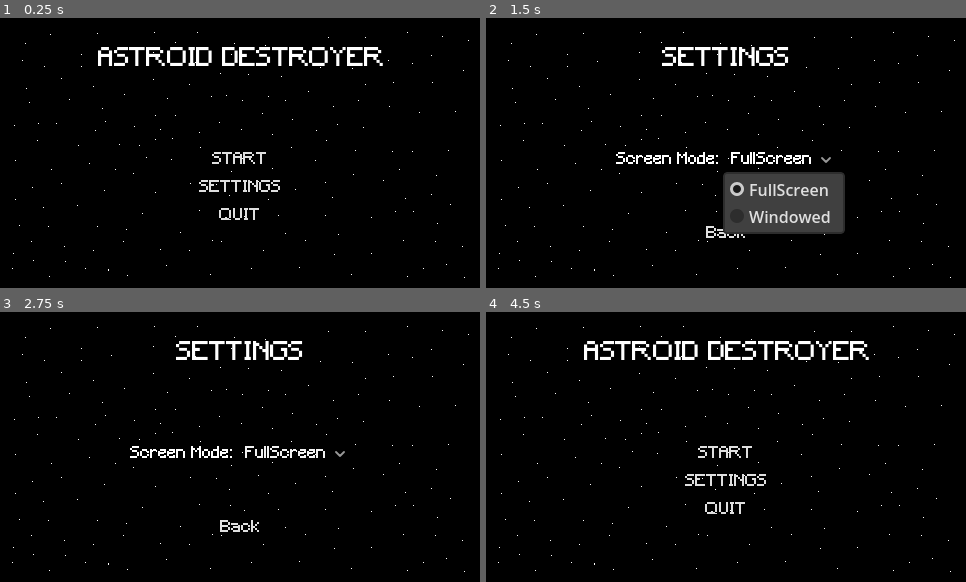
Above: before the commit, frames 1-4 (two rows, left to right).
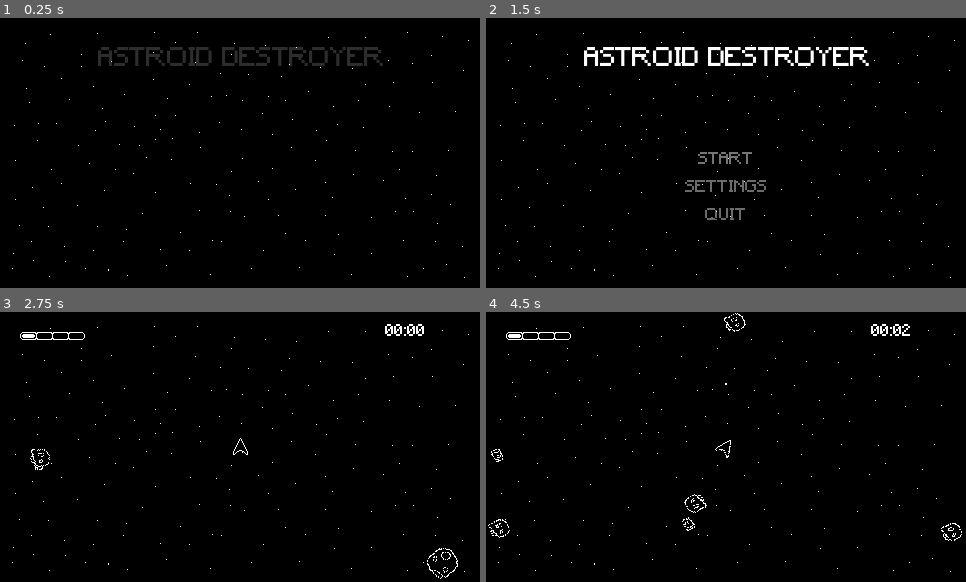
Above: after the commit, the same moments.

Repository: agkioura/Asteroids-Clone
Game: Godot game, scene res://game.tscn
Two runs of this game, one before a commit and one after it. Both use one fixed random seed, a clock stepped at 60 frames per second and the inputs below.
Inputs (mouse positions are in pixels of both pictures, inside the frame that each line leads up to):
- Up to frame 1 (0.25 s): no input
- Up to frame 2 (1.5 s): click (726, 188) at 0.5 s, where only the run before the commit has a clickable "SETTINGS"; click "START" at 1.25 s
- Up to frame 3 (2.75 s): click "START" at 2 s
- Up to frame 4 (4.5 s): click (778, 455) at 2.75 s, where only the run before the commit has a clickable "FullScreen"; click (726, 528) at 3.5 s, where only the run before the commit has a clickable "Back"; hold Right (ui_right) from 4.28 s (still down); hold Z (shoot) from 4.28 s (still down)

The runs differ from the first frame. In frame 1, 2.5% of the frame differs, in the area x 20-80%, y 10-75%; in frame 2, 9.2%, in the area x 20-80%, y 10-82%; in frame 3, 2.3%; in frame 4, 3.4%.

Commit message:
added gameover sequence and fade in effects for menus

Diff:
--- a/entities/space ship/space_ship.gd
+++ b/entities/space ship/space_ship.gd
@@ -10,21 +10,23 @@
 @onready var shoot_cooldown: Timer = $ShootCooldown
 @onready var i_frames: Timer = $iFrames
 @onready var animation_player: AnimationPlayer = $AnimationPlayer
+@onready var gpu_particles_2d: GPUParticles2D = $GPUParticles2D
 
 var direction: Vector2 = Vector2.ZERO
 var lookDirection: Vector2 = Vector2(0, -1)
 
 var maxHealth: int = 4
-var currentHealth: int = 4
+var currentHealth: int = 1
 
 func _ready() -> void:
 	pass
 
 func _physics_process(delta: float) -> void:
-	moveShip(delta)
+	if !Global.inSequence:
+		moveShip(delta)
 
 func _input(event: InputEvent) -> void:
-	if event.is_action_pressed("shoot") and shoot_cooldown.is_stopped():
+	if event.is_action_pressed("shoot") and shoot_cooldown.is_stopped() and !Global.inSequence:
 		shoot()
 		shoot_cooldown.start(0.5)
 
@@ -53,11 +55,6 @@
 	bullet.direction = lookDirection
 	get_parent().add_child.call_deferred(bullet)
 
-#func animateDamage() -> void:
-	#if tween:
-		#tween.kill()
-	#tween = get_tree().create_tween()
-	#tween.tween_property(sprite, "modulate:a", 0, 0.5).set_trans(Tween.TRANS_SINE)
 
 func damage() -> void:
 	if i_frames.is_stopped():
@@ -65,7 +62,10 @@
 			currentHealth -= 1
 			damaged.emit()
 			i_frames.start(0.5)
-			#animateDamage()
 			animation_player.play("damaged")
 		else:
 			Global.gameOver.emit()
+
+func explode():
+	sprite.visible = false
+	gpu_particles_2d.emitting = true
--- a/entities/space ship/space_ship.tscn
+++ b/entities/space ship/space_ship.tscn
@@ -1,7 +1,8 @@
-[gd_scene load_steps=7 format=3 uid="uid://ca0nwy12u8gi5"]
+[gd_scene load_steps=12 format=3 uid="uid://ca0nwy12u8gi5"]
 
 [ext_resource type="Texture2D" uid="uid://b5f8rpefqmabr" path="res://assets/space-ship.png" id="1_bk2x3"]
 [ext_resource type="Script" uid="uid://c7g0xs5ewbq1x" path="res://entities/space ship/space_ship.gd" id="1_uvhui"]
+[ext_resource type="Texture2D" uid="uid://c7q0jic1n05sw" path="res://assets/spaceship_particles.png" id="3_ule3m"]
 
 [sub_resource type="CircleShape2D" id="CircleShape2D_uvhui"]
 radius = 11.0
@@ -43,6 +44,38 @@
 &"damaged": SubResource("Animation_uvhui")
 }
 
+[sub_resource type="CanvasItemMaterial" id="CanvasItemMaterial_5b78f"]
+particles_animation = true
+particles_anim_h_frames = 4
+particles_anim_v_frames = 1
+particles_anim_loop = false
+
+[sub_resource type="Curve" id="Curve_x6gyw"]
+_data = [Vector2(0.485577, 1), 0.0, 0.0, 0, 0, Vector2(1, 0), 0.0, 0.0, 0, 0]
+point_count = 2
+
+[sub_resource type="CurveTexture" id="CurveTexture_ot5fo"]
+curve = SubResource("Curve_x6gyw")
+
+[sub_resource type="ParticleProcessMaterial" id="ParticleProcessMaterial_saws0"]
+particle_flag_disable_z = true
+angle_min = -720.0
+angle_max = 720.0
+spread = 180.0
+initial_velocity_min = 48.78
+initial_velocity_max = 48.78
+angular_velocity_min = -567.8
+angular_velocity_max = -46.83
+gravity = Vector3(0, 0, 0)
+linear_accel_min = -2.23517e-06
+linear_accel_max = -2.23517e-06
+radial_accel_min = -2.23517e-06
+radial_accel_max = -2.23517e-06
+alpha_curve = SubResource("CurveTexture_ot5fo")
+hue_variation_min = -2.23517e-08
+hue_variation_max = -2.23517e-08
+anim_offset_max = 1.0
+
 [node name="CharacterBody2D" type="CharacterBody2D"]
 collision_mask = 16
 script = ExtResource("1_uvhui")
@@ -75,3 +108,12 @@
 libraries = {
 &"": SubResource("AnimationLibrary_5b78f")
 }
+
+[node name="GPUParticles2D" type="GPUParticles2D" parent="."]
+material = SubResource("CanvasItemMaterial_5b78f")
+emitting = false
+amount = 4
+texture = ExtResource("3_ule3m")
+one_shot = true
+explosiveness = 1.0
+process_material = SubResource("ParticleProcessMaterial_saws0")
--- a/game.gd
+++ b/game.gd
@@ -5,7 +5,6 @@
 
 func _ready() -> void:
 	Global.game = self
-	Global.gameOver.connect(_on_game_over)
 	loadGui("res://menus/main menu/mainMenu.tscn")
 
 func loadLevel() -> void:
@@ -17,7 +16,9 @@
 	if newGui:
 		gui.add_child.call_deferred(newGui)
 
-func _on_game_over() -> void:
+func reset() -> void:
 	for ui in gui.get_children():
-		gui.remove_child.call_deferred(ui)
+		ui.queue_free()
+	Global.inSequence = false
+	currentScene.queue_free()
 	loadGui("res://menus/main menu/mainMenu.tscn")
--- a/global.gd
+++ b/global.gd
@@ -3,6 +3,9 @@
 var game: Game
 var player: SpaceShip
 var paused: bool = false
+var inSequence: bool = false
+var time: String
+var bestTime: String
 
 var settings = {
 	"windowMode": DisplayServer.WINDOW_MODE_EXCLUSIVE_FULLSCREEN
--- a/levels/level.gd
+++ b/levels/level.gd
@@ -29,11 +29,11 @@
 	Global.game.loadGui("res://ui/player_ui.tscn")
 
 func _input(event: InputEvent) -> void:
-	if event.is_action_pressed("ui_cancel") and !Global.paused:
+	if event.is_action_pressed("ui_cancel") and !Global.paused and !Global.inSequence:
 		Global.game.loadGui("res://menus/pause menu/pause_menu.tscn")
 
 func _process(delta: float) -> void:
-	if spawn_timer.is_stopped():
+	if spawn_timer.is_stopped() and !Global.inSequence:
 		spawnAstroids()
 		spawn_timer.start(2)
 
@@ -60,5 +60,9 @@
 	area.get_parent().queue_free()
 
 func _on_game_over() -> void:
+	Global.inSequence = true
+	gameOverSequence()
 
-	queue_free()
+func gameOverSequence():
+	ship.explode()
+	Global.game.loadGui("res://menus/gameover menu/game_over_screen.tscn")
--- /dev/null
+++ b/menus/gameover menu/game_over_screen.gd
@@ -0,0 +1,18 @@
+extends CanvasLayer
+
+@onready var return_to_title_button: Button = $Control/VBoxContainer/HBoxContainer/returnToTitleButton
+@onready var animation_player: AnimationPlayer = $AnimationPlayer
+@onready var timeLabel: Label = $Control/VBoxContainer/HBoxContainer2/Label2
+@onready var bestTimeLaber: Label = $Control/VBoxContainer/HBoxContainer2/Label3
+
+func _ready() -> void:
+	animation_player.play("pop-in")
+	return_to_title_button.pressed.connect(_on_return_pressed)
+	if Global.time > Global.bestTime:
+		Global.bestTime = Global.time
+	timeLabel.text = "Time survived: " + Global.time
+	bestTimeLaber.text = "Best time: " + Global.bestTime
+
+func _on_return_pressed() -> void:
+	if !animation_player.is_playing():
+		Global.game.reset()
--- /dev/null
+++ b/menus/gameover menu/game_over_screen.tscn
@@ -0,0 +1,127 @@
+[gd_scene load_steps=9 format=3 uid="uid://btu0r57cjjf45"]
+
+[ext_resource type="Texture2D" uid="uid://cp6po156talxb" path="res://assets/pause menu.png" id="1_67p6v"]
+[ext_resource type="Script" uid="uid://dnpnalo6nxy31" path="res://menus/gameover menu/game_over_screen.gd" id="1_p8yhe"]
+[ext_resource type="FontFile" uid="uid://bcct3elykmji6" path="res://assets/Minecraft.ttf" id="3_3xsbi"]
+
+[sub_resource type="LabelSettings" id="LabelSettings_p8yhe"]
+font = ExtResource("3_3xsbi")
+font_size = 8
+
+[sub_resource type="StyleBoxEmpty" id="StyleBoxEmpty_fl534"]
+
+[sub_resource type="Animation" id="Animation_3xsbi"]
+length = 0.001
+tracks/0/type = "value"
+tracks/0/imported = false
+tracks/0/enabled = true
+tracks/0/path = NodePath("Control:modulate")
+tracks/0/interp = 1
+tracks/0/loop_wrap = true
+tracks/0/keys = {
+"times": PackedFloat32Array(0),
+"transitions": PackedFloat32Array(1),
+"update": 0,
+"values": [Color(1, 1, 1, 1)]
+}
+
+[sub_resource type="Animation" id="Animation_p8yhe"]
+resource_name = "pop-in"
+length = 2.0
+tracks/0/type = "value"
+tracks/0/imported = false
+tracks/0/enabled = true
+tracks/0/path = NodePath("Control:modulate")
+tracks/0/interp = 1
+tracks/0/loop_wrap = true
+tracks/0/keys = {
+"times": PackedFloat32Array(1, 2),
+"transitions": PackedFloat32Array(1, 1),
+"update": 0,
+"values": [Color(1, 1, 1, 0), Color(1, 1, 1, 1)]
+}
+
+[sub_resource type="AnimationLibrary" id="AnimationLibrary_3xsbi"]
+_data = {
+&"RESET": SubResource("Animation_3xsbi"),
+&"pop-in": SubResource("Animation_p8yhe")
+}
+
+[node name="gameOverScreen" type="CanvasLayer"]
+script = ExtResource("1_p8yhe")
+
+[node name="Control" type="Control" parent="."]
+layout_mode = 3
+anchors_preset = 0
+offset_right = 40.0
+offset_bottom = 40.0
+
+[node name="TextureRect" type="TextureRect" parent="Control"]
+layout_mode = 1
+anchors_preset = 8
+anchor_left = 0.5
+anchor_top = 0.5
+anchor_right = 0.5
+anchor_bottom = 0.5
+offset_left = 120.0
+offset_top = 15.0
+offset_right = 320.0
+offset_bottom = 215.0
+grow_horizontal = 2
+grow_vertical = 2
+texture = ExtResource("1_67p6v")
+stretch_mode = 2
+
+[node name="VBoxContainer" type="VBoxContainer" parent="Control"]
+layout_mode = 1
+anchors_preset = 8
+anchor_left = 0.5
+anchor_top = 0.5
+anchor_right = 0.5
+anchor_bottom = 0.5
+offset_left = 160.0
+offset_top = 60.0
+offset_right = 280.0
+offset_bottom = 170.0
+grow_horizontal = 2
+grow_vertical = 2
+theme_override_constants/separation = 70
+alignment = 1
+
+[node name="HBoxContainer2" type="VBoxContainer" parent="Control/VBoxContainer"]
+layout_mode = 2
+
+[node name="Label" type="Label" parent="Control/VBoxContainer/HBoxContainer2"]
+layout_mode = 2
+size_flags_vertical = 0
+theme_override_fonts/font = ExtResource("3_3xsbi")
+theme_override_font_sizes/font_size = 20
+text = "Game Over"
+horizontal_alignment = 1
+vertical_alignment = 1
+
+[node name="Label2" type="Label" parent="Control/VBoxContainer/HBoxContainer2"]
+layout_mode = 2
+label_settings = SubResource("LabelSettings_p8yhe")
+horizontal_alignment = 1
+
+[node name="Label3" type="Label" parent="Control/VBoxContainer/HBoxContainer2"]
+layout_mode = 2
+label_settings = SubResource("LabelSettings_p8yhe")
+horizontal_alignment = 1
+
+[node name="HBoxContainer" type="VBoxContainer" parent="Control/VBoxContainer"]
+layout_mode = 2
+alignment = 1
+
+[node name="returnToTitleButton" type="Button" parent="Control/VBoxContainer/HBoxContainer"]
+layout_mode = 2
+theme_override_fonts/font = ExtResource("3_3xsbi")
+theme_override_styles/focus = SubResource("StyleBoxEmpty_fl534")
+text = "Return to Title"
+flat = true
+
+[node name="AnimationPlayer" type="AnimationPlayer" parent="."]
+libraries = {
+&"": SubResource("AnimationLibrary_3xsbi")
+}
--- a/menus/main menu/mainMenu.tscn
+++ b/menus/main menu/mainMenu.tscn
@@ -10,22 +10,90 @@
 
 [sub_resource type="StyleBoxEmpty" id="StyleBoxEmpty_vixs4"]
 
+[sub_resource type="Animation" id="Animation_wwbbu"]
+resource_name = "pop-in"
+length = 2.0
+tracks/0/type = "value"
+tracks/0/imported = false
+tracks/0/enabled = true
+tracks/0/path = NodePath("Control/Label:modulate")
+tracks/0/interp = 1
+tracks/0/loop_wrap = true
+tracks/0/keys = {
+"times": PackedFloat32Array(0.0666667, 1),
+"transitions": PackedFloat32Array(1, 1),
+"update": 0,
+"values": [Color(1, 1, 1, 0), Color(1, 1, 1, 1)]
+}
+tracks/1/type = "value"
+tracks/1/imported = false
+tracks/1/enabled = true
+tracks/1/path = NodePath("Control/VBoxContainer:modulate")
+tracks/1/interp = 1
+tracks/1/loop_wrap = true
+tracks/1/keys = {
+"times": PackedFloat32Array(1, 2),
+"transitions": PackedFloat32Array(1, 1),
+"update": 0,
+"values": [Color(1, 1, 1, 0), Color(1, 1, 1, 1)]
+}
+
+[sub_resource type="Animation" id="Animation_vixs4"]
+length = 0.001
+tracks/0/type = "value"
+tracks/0/imported = false
+tracks/0/enabled = true
+tracks/0/path = NodePath("Control/Label:modulate")
+tracks/0/interp = 1
+tracks/0/loop_wrap = true
+tracks/0/keys = {
+"times": PackedFloat32Array(0),
+"transitions": PackedFloat32Array(1),
+"update": 0,
+"values": [Color(1, 1, 1, 1)]
+}
+tracks/1/type = "value"
+tracks/1/imported = false
+tracks/1/enabled = true
+tracks/1/path = NodePath("Control/VBoxContainer:modulate")
+tracks/1/interp = 1
+tracks/1/loop_wrap = true
+tracks/1/keys = {
+"times": PackedFloat32Array(0),
+"transitions": PackedFloat32Array(1),
+"update": 0,
+"values": [Color(1, 1, 1, 0)]
+}
+
+[sub_resource type="AnimationLibrary" id="AnimationLibrary_nyl5g"]
+_data = {
+&"RESET": SubResource("Animation_vixs4"),
+&"pop-in": SubResource("Animation_wwbbu")
+}
+
 [node name="mainMenu" type="CanvasLayer"]
 script = ExtResource("1_fygu0")
 
-[node name="TextureRect" type="TextureRect" parent="."]
+[node name="Control" type="Control" parent="."]
+layout_mode = 3
+anchors_preset = 0
+offset_right = 40.0
+offset_bottom = 40.0
+
+[node name="TextureRect" type="TextureRect" parent="Control"]
 offset_right = 480.0
 offset_bottom = 270.0
 texture = ExtResource("2_mrrxq")
 
-[node name="Label" type="Label" parent="."]
+[node name="Label" type="Label" parent="Control"]
+layout_mode = 1
 anchors_preset = 5
 anchor_left = 0.5
 anchor_right = 0.5
-offset_left = -91.0
+offset_left = 77.5
 offset_top = 29.0
-offset_right = 92.0
-offset_bottom = 45.0
+offset_right = 363.5
+offset_bottom = 55.0
 grow_horizontal = 2
 size_flags_horizontal = 8
 size_flags_vertical = 1
@@ -34,20 +102,22 @@
 text = "ASTROID DESTROYER"
 horizontal_alignment = 1
 
-[node name="VBoxContainer" type="VBoxContainer" parent="."]
+[node name="VBoxContainer" type="VBoxContainer" parent="Control"]
+modulate = Color(1, 1, 1, 0)
+layout_mode = 1
 anchors_preset = 8
 anchor_left = 0.5
 anchor_top = 0.5
 anchor_right = 0.5
 anchor_bottom = 0.5
-offset_left = -45.0
-offset_top = -5.0
-offset_right = 45.0
-offset_bottom = 75.0
+offset_left = 175.0
+offset_top = 110.0
+offset_right = 265.0
+offset_bottom = 190.0
 grow_horizontal = 2
 grow_vertical = 2
 
-[node name="startButton" type="Button" parent="VBoxContainer"]
+[node name="startButton" type="Button" parent="Control/VBoxContainer"]
 layout_mode = 2
 size_flags_horizontal = 4
 size_flags_vertical = 4
@@ -56,17 +126,22 @@
 text = "START"
 flat = true
 
-[node name="settingsButton" type="Button" parent="VBoxContainer"]
+[node name="settingsButton" type="Button" parent="Control/VBoxContainer"]
 layout_mode = 2
 theme_override_fonts/font = ExtResource("3_wwbbu")
 theme_override_styles/focus = SubResource("StyleBoxEmpty_nyl5g")
 text = "SETTINGS"
 flat = true
 
-[node name="quitButton" type="Button" parent="VBoxContainer"]
+[node name="quitButton" type="Button" parent="Control/VBoxContainer"]
 layout_mode = 2
 focus_mode = 0
 theme_override_fonts/font = ExtResource("3_wwbbu")
 theme_override_styles/focus = SubResource("StyleBoxEmpty_vixs4")
 text = "QUIT"
 flat = true
+
+[node name="AnimationPlayer" type="AnimationPlayer" parent="."]
+libraries = {
+&"": SubResource("AnimationLibrary_nyl5g")
+}
--- a/menus/main menu/main_menu.gd
+++ b/menus/main menu/main_menu.gd
@@ -1,20 +1,25 @@
 extends CanvasLayer
 
-@onready var startButton: Button = $VBoxContainer/startButton
-@onready var settingsButton: Button = $VBoxContainer/settingsButton
-@onready var quitButton: Button = $VBoxContainer/quitButton
+@onready var startButton: Button = $Control/VBoxContainer/startButton
+@onready var settingsButton: Button = $Control/VBoxContainer/settingsButton
+@onready var quitButton: Button = $Control/VBoxContainer/quitButton
+@onready var animation_player: AnimationPlayer = $AnimationPlayer
 
 func _ready() -> void:
+	animation_player.play("pop-in")
 	startButton.pressed.connect(_on_start_pressed)
 	settingsButton.pressed.connect(_on_settings_pressed)
 	quitButton.pressed.connect(_on_quit_pressed)
 
 func _on_start_pressed() -> void:
-	Global.game.loadLevel()
-	queue_free()
+	if !animation_player.is_playing():
+		Global.game.loadLevel()
+		queue_free()
 
 func _on_settings_pressed() -> void:
-	Global.game.loadGui("res://menus/settings menu/settings_menu.tscn")
+	if !animation_player.is_playing():
+		Global.game.loadGui("res://menus/settings menu/settings_menu.tscn")
 
 func _on_quit_pressed() -> void:
-	get_tree().quit()
+	if !animation_player.is_playing():
+		get_tree().quit()
--- a/menus/pause menu/pause_menu.gd
+++ b/menus/pause menu/pause_menu.gd
@@ -19,5 +19,5 @@
 	Global.game.loadGui("res://menus/settings menu/settings_menu.tscn")
 
 func _on_return_pressed() -> void:
-	Global.gameOver.emit()
+	Global.game.reset()
 	get_tree().paused = false
--- a/ui/player_ui.gd
+++ b/ui/player_ui.gd
@@ -14,11 +14,13 @@
 	initHealth()
 
 func _process(delta: float) -> void:
-	time += delta
-	timer.text = getTimeFormat(time)
+	if !Global.inSequence:
+		time += delta
+		timer.text = getTimeFormat(time)
+		Global.time = timer.text
 
 func initHealth() -> void:
-	for i in range(healthPoints):
+	for i in range(Global.player.currentHealth):
 		var hp = TextureRect.new()
 		hp.texture = load("res://assets/health_filler.png")
 		health.add_child(hp)
Binary file added: assets/spaceship_particles.png
Not shown, added: assets/spaceship_particles.png.import
Not shown, added: menus/gameover menu/game_over_screen.gd.uid
Not shown: 1 places in menus/main menu/mainMenu.tscn that only renumber resources
